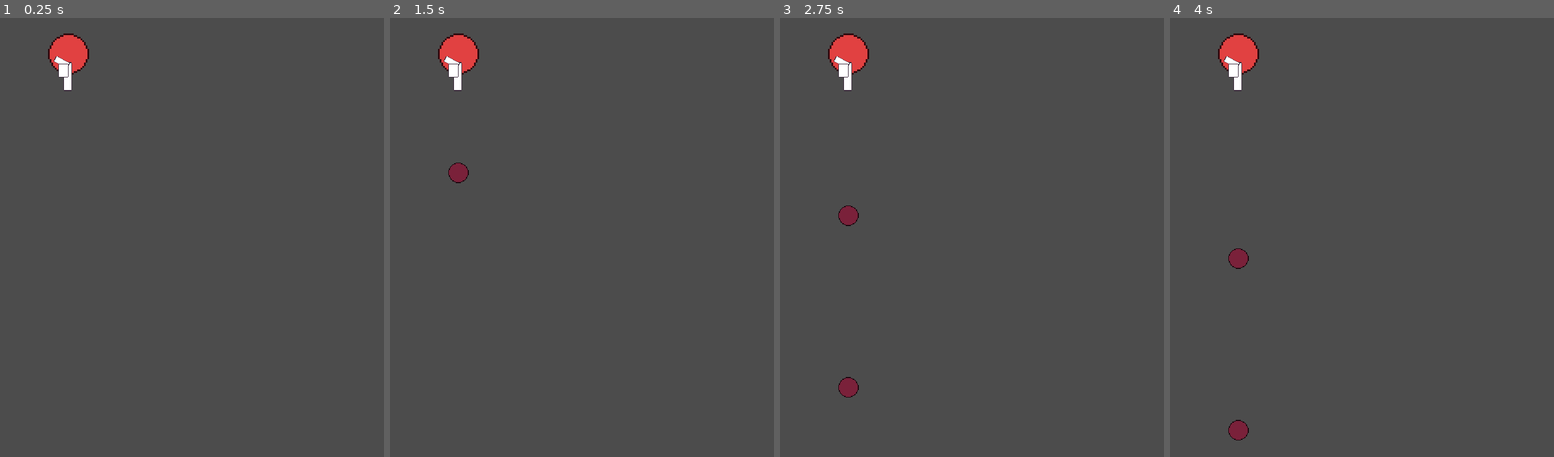
Above: before the commit, frames 1-4 (left to right).
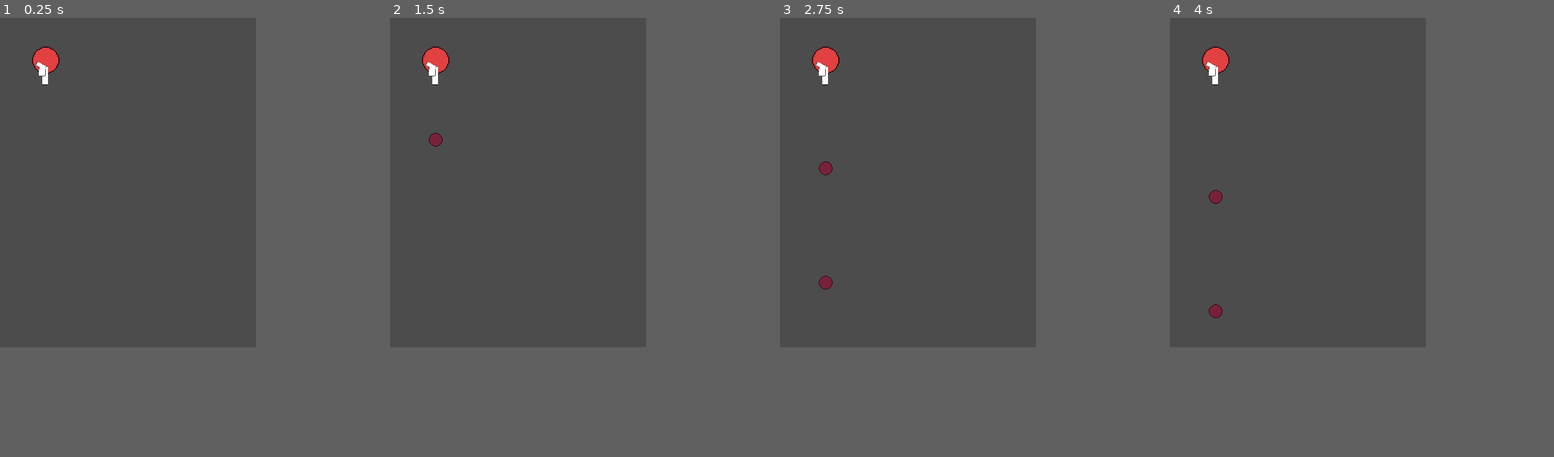
Above: after the commit, the same moments.

Repository: rthurmed/Ceifador
Game: Godot game, scene res://src/Main.tscn
Two runs of this game, one before a commit and one after it. Both use one fixed random seed, a clock stepped at 60 frames per second and the inputs below.
Inputs:
- Up to frame 1 (0.25 s): no input
- Up to frame 2 (1.5 s): tap Enter at 0.5 s; hold Right (player_right, bound only after the commit) 0.53-1.28 s; hold Down (player_down, bound only after the commit) from 1.28 s (still down)
- Up to frame 3 (2.75 s): release Down (player_down, bound only after the commit) at 2.03 s; hold Right (player_right, bound only after the commit) from 2.03 s (still down)
- Up to frame 4 (4 s): release Right (player_right, bound only after the commit) at 2.78 s; hold Up (player_up, bound only after the commit) 2.78-3.53 s; hold Left (player_left, bound only after the commit) from 3.53 s (still down)
In our replay, the window is 672x768 before the commit and 448x576 after it. These sizes can differ from the game's own. Grey fills any space a smaller window leaves; there, only what the larger window draws over its background counts as a difference.

The runs differ from the first frame. In frame 1, 1.1% of the frame differs, in the area x 8-24%, y 3-17%; in frame 2, 1.4%; in frame 3, 1.7%, in the area x 8-24%, y 3-87%; in frame 4, 1.7%.

Commit message:
Implemented player movement

Diff:
--- a/project.godot
+++ b/project.godot
@@ -39,9 +39,9 @@
 [display]
 
 window/size/width=224
-window/size/height=256
-window/size/test_width=538
-window/size/test_height=614
+window/size/height=288
+window/size/test_width=448
+window/size/test_height=576
 window/stretch/mode="2d"
 window/stretch/aspect="keep"
 
@@ -73,6 +73,43 @@
 "svg/scale": 1.0
 }
 
+[input]
+
+player_up={
+"deadzone": 0.5,
+"events": [ Object(InputEventKey,"resource_local_to_scene":false,"resource_name":"","device":0,"alt":false,"shift":false,"control":false,"meta":false,"command":false,"pressed":false,"scancode":16777232,"physical_scancode":0,"unicode":0,"echo":false,"script":null)
+, Object(InputEventKey,"resource_local_to_scene":false,"resource_name":"","device":0,"alt":false,"shift":false,"control":false,"meta":false,"command":false,"pressed":false,"scancode":73,"physical_scancode":0,"unicode":0,"echo":false,"script":null)
+ ]
+}
+player_down={
+"deadzone": 0.5,
+"events": [ Object(InputEventKey,"resource_local_to_scene":false,"resource_name":"","device":0,"alt":false,"shift":false,"control":false,"meta":false,"command":false,"pressed":false,"scancode":16777234,"physical_scancode":0,"unicode":0,"echo":false,"script":null)
+, Object(InputEventKey,"resource_local_to_scene":false,"resource_name":"","device":0,"alt":false,"shift":false,"control":false,"meta":false,"command":false,"pressed":false,"scancode":75,"physical_scancode":0,"unicode":0,"echo":false,"script":null)
+ ]
+}
+player_left={
+"deadzone": 0.5,
+"events": [ Object(InputEventKey,"resource_local_to_scene":false,"resource_name":"","device":0,"alt":false,"shift":false,"control":false,"meta":false,"command":false,"pressed":false,"scancode":16777231,"physical_scancode":0,"unicode":0,"echo":false,"script":null)
+, Object(InputEventKey,"resource_local_to_scene":false,"resource_name":"","device":0,"alt":false,"shift":false,"control":false,"meta":false,"command":false,"pressed":false,"scancode":74,"physical_scancode":0,"unicode":0,"echo":false,"script":null)
+ ]
+}
+player_right={
+"deadzone": 0.5,
+"events": [ Object(InputEventKey,"resource_local_to_scene":false,"resource_name":"","device":0,"alt":false,"shift":false,"control":false,"meta":false,"command":false,"pressed":false,"scancode":16777233,"physical_scancode":0,"unicode":0,"echo":false,"script":null)
+, Object(InputEventKey,"resource_local_to_scene":false,"resource_name":"","device":0,"alt":false,"shift":false,"control":false,"meta":false,"command":false,"pressed":false,"scancode":76,"physical_scancode":0,"unicode":0,"echo":false,"script":null)
+ ]
+}
+player_shoot={
+"deadzone": 0.5,
+"events": [ Object(InputEventKey,"resource_local_to_scene":false,"resource_name":"","device":0,"alt":false,"shift":false,"control":false,"meta":false,"command":false,"pressed":false,"scancode":90,"physical_scancode":0,"unicode":0,"echo":false,"script":null)
+ ]
+}
+player_dash={
+"deadzone": 0.5,
+"events": [ Object(InputEventKey,"resource_local_to_scene":false,"resource_name":"","device":0,"alt":false,"shift":false,"control":false,"meta":false,"command":false,"pressed":false,"scancode":88,"physical_scancode":0,"unicode":0,"echo":false,"script":null)
+ ]
+}
+
 [layer_names]
 
 2d_physics/layer_1="world"
--- /dev/null
+++ b/src/player/Player.gd
@@ -0,0 +1,25 @@
+extends KinematicBody2D
+
+
+const SPEED = 300
+const SPEED_CHANGE_MULTIPLIER = 8 # the lower, the more slippery
+
+var movement = Vector2.ZERO
+
+
+func _process(delta):
+	apply_movement(delta, SPEED)
+
+
+func apply_movement(delta, speed):
+	var direction = Vector2(
+		Input.get_action_strength("player_right") - Input.get_action_strength("player_left"),
+		Input.get_action_strength("player_down") - Input.get_action_strength("player_up")
+	)
+
+	direction = direction.normalized()
+	direction = direction * speed
+
+	movement = lerp(movement, direction, delta * SPEED_CHANGE_MULTIPLIER)
+
+	movement = move_and_slide(movement)
--- /dev/null
+++ b/src/player/Player.tscn
@@ -0,0 +1,30 @@
+[gd_scene load_steps=6 format=2]
+
+[ext_resource path="res://src/common/Gun.tscn" type="PackedScene" id=1]
+[ext_resource path="res://src/enemy/EnemyBullet.tscn" type="PackedScene" id=2]
+[ext_resource path="res://assets/basic-24x24.png" type="Texture" id=3]
+[ext_resource path="res://src/player/Player.gd" type="Script" id=4]
+
+[sub_resource type="CircleShape2D" id=1]
+radius = 12.0
+
+[node name="Player" type="KinematicBody2D"]
+collision_layer = 3
+collision_mask = 16
+script = ExtResource( 4 )
+
+[node name="Sprite" type="Sprite" parent="."]
+modulate = Color( 0.219608, 0.596078, 1, 1 )
+texture = ExtResource( 3 )
+hframes = 5
+vframes = 3
+frame = 1
+
+[node name="CollisionShape2D" type="CollisionShape2D" parent="."]
+shape = SubResource( 1 )
+
+[node name="Gun" parent="." instance=ExtResource( 1 )]
+position = Vector2( 0, -9 )
+rotation = -1.5708
+scale = Vector2( 1, -1 )
+bullet_scene = ExtResource( 2 )
